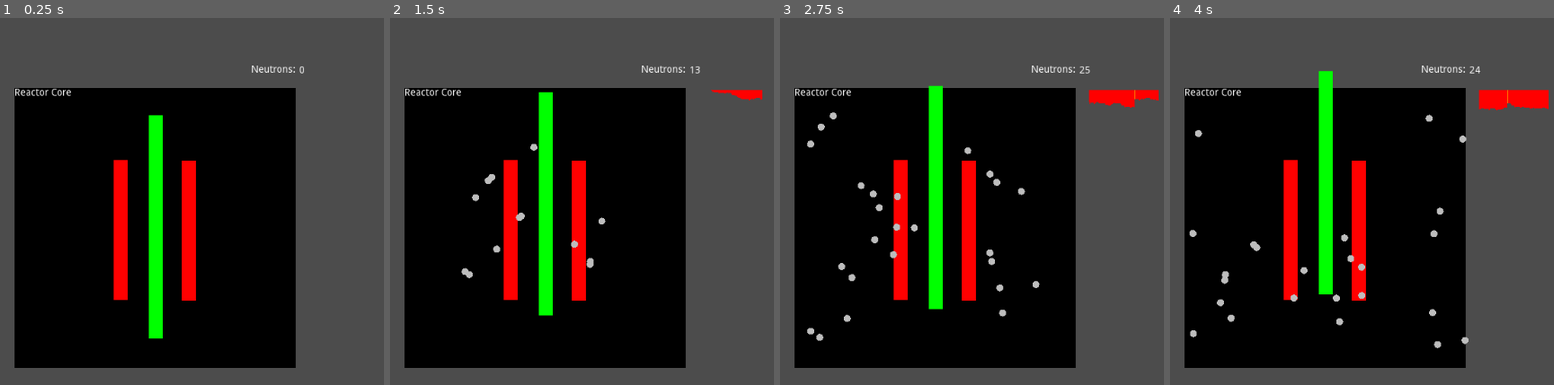
Above: before the commit, frames 1-4 (left to right).
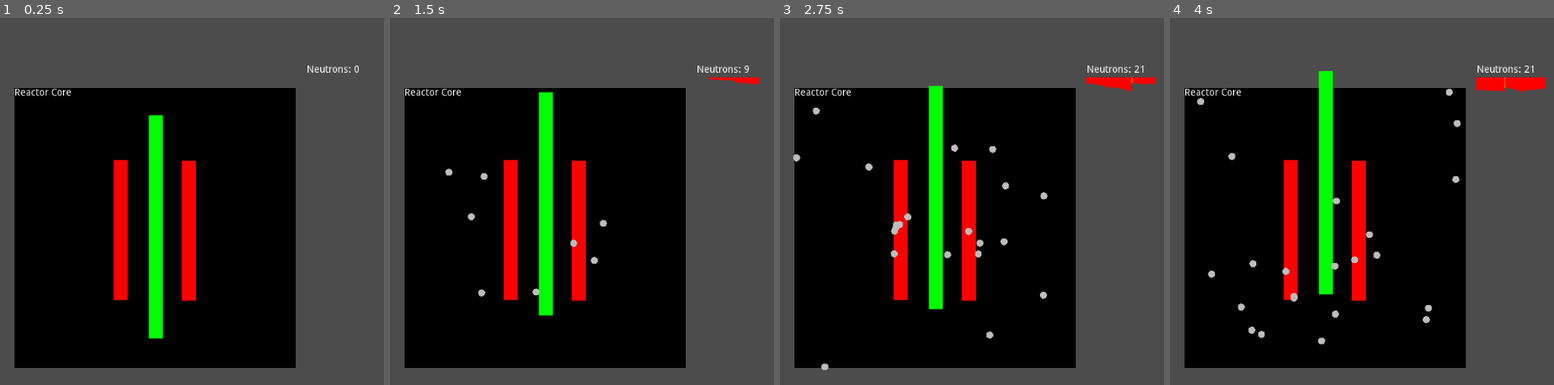
Above: after the commit, the same moments.

Repository: Wavesonics/NuclearReactor
Game: Godot game, scene res://Game.tscn
Two runs of this game, one before a commit and one after it. Both use one fixed random seed, a clock stepped at 60 frames per second and the inputs below.
Inputs:
- Up to frame 1 (0.25 s): no input
- Up to frame 2 (1.5 s): hold Up (ui_up) 0.53-1.28 s; hold Down (ui_down) from 1.28 s (still down)
- Up to frame 3 (2.75 s): release Down (ui_down) at 2.03 s; hold Up (ui_up) from 2.03 s (still down)
- Up to frame 4 (4 s): release Up (ui_up) at 3.53 s; hold Down (ui_down) from 3.53 s (still down)

The runs differ from the first frame. In frame 1, 0.3% of the frame differs, in the area x 65-94%, y 12-16%; in frame 2, 1.2%; in frame 3, 2.7%; in frame 4, 3.2%, in the area x 4-99%, y 12-90%.

Commit message:
Rewrote neutron sim and handling
CRAZY faster and more efficient. Should be able to sim many many many more Neutrons now.

Editor rendering also now works for rods

Diff:
--- a/Game.gd
+++ b/Game.gd
@@ -3,9 +3,13 @@
 export(NodePath) var reactor_path: NodePath
 onready var reactor_node := get_node(reactor_path) as Reactor
 
+export(NodePath) var neutron_field_path: NodePath
+onready var neutron_field_node := get_node(neutron_field_path) as NeutronField
+
 func _process(delta):
-	var num_neutrons = get_tree().get_nodes_in_group("neutrons").size()
-	$NeutronCount.text = str(num_neutrons)
+	var neutrons := neutron_field_node.num_neutrons()
+	$NeutronPopulation/Readout.text = "Neutrons: %d" % neutrons
+	$NeutronPopulation/Graph.write_data(neutrons)
 
 func _on_NeutronButton_pressed():
 	reactor_node.spawn_neutron()
--- a/Game.tscn
+++ b/Game.tscn
@@ -1,34 +1,45 @@
-[gd_scene load_steps=4 format=2]
+[gd_scene load_steps=5 format=2]
 
 [ext_resource path="res://Game.gd" type="Script" id=1]
 [ext_resource path="res://actors/reactor/Reactor.tscn" type="PackedScene" id=2]
 [ext_resource path="res://actors/real_time_graph/RealTimeGraph.tscn" type="PackedScene" id=3]
+[ext_resource path="res://actors/neutron/NeutronField.tscn" type="PackedScene" id=4]
 
 [node name="Game" type="Control"]
 anchor_right = 1.0
 anchor_bottom = 1.0
 script = ExtResource( 1 )
+__meta__ = {
+"_edit_use_anchors_": false
+}
 reactor_path = NodePath("Reactor")
+neutron_field_path = NodePath("NeutronField")
 
 [node name="Reactor" parent="." instance=ExtResource( 2 )]
 position = Vector2( 200, 100 )
 
-[node name="Label" type="Label" parent="."]
-margin_left = 536.842
-margin_top = 67.3684
-margin_right = 576.842
-margin_bottom = 81.3684
-text = "Neutrons:
-"
+[node name="NeutronField" parent="." instance=ExtResource( 4 )]
 
-[node name="NeutronCount" type="Label" parent="."]
-margin_left = 605.263
-margin_top = 68.4211
-margin_right = 645.263
-margin_bottom = 82.4211
+[node name="NeutronPopulation" type="VBoxContainer" parent="."]
+margin_left = 616.0
+margin_top = 67.0
+margin_right = 779.0
+margin_bottom = 180.0
+__meta__ = {
+"_edit_use_anchors_": false
+}
 
-[node name="RealTimeGraph" parent="." instance=ExtResource( 3 )]
-margin_left = 620.044
-margin_top = 103.102
-margin_right = -303.956
-margin_bottom = -396.898
+[node name="Readout" type="Label" parent="NeutronPopulation"]
+margin_right = 163.0
+margin_bottom = 14.0
+__meta__ = {
+"_edit_use_anchors_": false
+}
+
+[node name="Graph" parent="NeutronPopulation" instance=ExtResource( 3 )]
+anchor_right = 0.0
+anchor_bottom = 0.0
+margin_top = 18.0
+margin_right = 163.0
+margin_bottom = 113.0
+size_flags_vertical = 3
--- a/actors/control_rod/ControlRod.gd
+++ b/actors/control_rod/ControlRod.gd
@@ -1,23 +1,61 @@
 extends Area2D
 class_name ControlRod
+tool
 
 export(NodePath) var collision_shape_path: NodePath
 onready var collision_shape_node := get_node(collision_shape_path) as CollisionShape2D
 
+const CONTROL_CROSS_SECTION := 0.50
+
 var rect : Rect2
+var fullOutPositionDelta: float
+var fullInPosition: float
+var currentPositionDelta: float = 0.0
+const SPEED := 1.0
+
 
 func _ready():
 	var size := collision_shape_node.shape.extents as Vector2
 	self.rect = Rect2(Vector2(-size.x, -size.y), Vector2(size.x*2, size.y*2))
 
+	self.fullOutPositionDelta = size.y*2
+	self.fullInPosition = self.position.y
+
+
 func _draw():
 	draw_rect(self.rect, Color.green)
 
-func capture(neutron):
-	neutron.queue_free()
+
+func percent_in():
+	var totalDistance = abs(self.fullOutPositionDelta)
+	var curPos = abs(self.currentPositionDelta)
+
+	if curPos > 0.0:
+		return curPos / totalDistance
+	else:
+		return 0.0
+
+
+func process_neutron(neutron: Array):
+	if rand_range(0.0, 1.0) >= CONTROL_CROSS_SECTION:
+		return true
+	else:
+		return false
+
 
 func _process(delta):
+	if Engine.is_editor_hint():
+		return
+
+	var changed := false
+
 	if Input.is_action_pressed("ui_up"):
-		self.position.y -= 1
+		self.currentPositionDelta -= SPEED
+		changed = true
 	elif Input.is_action_pressed("ui_down"):
-		self.position.y += 1
+		self.currentPositionDelta += SPEED
+		changed = true
+
+	if changed:
+		self.currentPositionDelta = clamp(self.currentPositionDelta, -self.fullOutPositionDelta, 0.0)
+		self.position.y = self.fullInPosition + self.currentPositionDelta
--- a/actors/fuel_rod/FuelRod.gd
+++ b/actors/fuel_rod/FuelRod.gd
@@ -1,26 +1,33 @@
 extends Area2D
 class_name FuelRod
-
-onready var neutron_scene := preload("res://actors/neutron/Neutron.tscn")
+tool
 
 export(NodePath) var collision_shape_path: NodePath
 onready var collision_shape_node := get_node(collision_shape_path) as CollisionShape2D
 
+var neutron_field: NeutronField
+
 var rect : Rect2
-var reactor
+
+#const CROSS_SECTION_RELATIVISTIC := 0.99
+const CROSS_SECTION_RELATIVISTIC := 0.975
+const CROSS_SECTION_THERMAL := 0.50
 
 func _ready():
 	var size := collision_shape_node.shape.extents as Vector2
 	self.rect = Rect2(Vector2(-size.x, -size.y), Vector2(size.x*2, size.y*2))
 
-	var reactors = get_tree().get_nodes_in_group("reactors")
-	self.reactor = reactors[0]
+	self.neutron_field = get_tree().get_nodes_in_group("neutron_field")[0] as NeutronField
+
 
 func _draw():
 	draw_rect(self.rect, Color.red)
 
 
 func _physics_process(delta):
+	if Engine.is_editor_hint():
+		return
+
 	if randf() > 0.95:
 		spawn_random_neutron()
 
@@ -38,30 +45,36 @@
 	spawn_neutron(spawn_pos)
 
 
+func process_neutron(neutron: Array):
+	var pos := neutron[0] as Vector2
+	var vel := neutron[1] as Vector2
+
+	var crossSection: float
+	if vel.length() > (NeutronField.SPEED_THERMAL + 1.0):
+		crossSection = CROSS_SECTION_RELATIVISTIC
+	else:
+		crossSection = CROSS_SECTION_THERMAL
+
+	if rand_range(0.0, 1.0) >= crossSection:
+		fission(pos)
+		return true
+	else:
+		return false
+
+
 func spawn_neutron(pos: Vector2):
-
-	var neutron = neutron_scene.instance()
-	reactor.add_child(neutron)
-
-	neutron.global_position = pos
-
-	# Random direction at relativistic speed
 	var direction = Vector2(rand_range(1.0, 2.0), rand_range(1.0, 2.0)).normalized()
 	if randi() % 2 == 0:
 		direction.x *= -1
 	if randi() % 2 == 0:
 		direction.y *= -1
-	direction *= Neutron.SPEED_RELATIVISTIC
-	neutron.apply_central_impulse(direction)
+	direction *= NeutronField.SPEED_RELATIVISTIC
+
+	neutron_field.spawn_neutron(pos, direction)
 
 
-func fission(neutron):
+func fission(fission_position: Vector2):
 	#print("fission!")
-
-	var fission_position = neutron.global_position
-	#print("x %d y %d" % [fission_position.x, fission_position.y])
-
-	neutron.queue_free()
 
 	spawn_neutron(fission_position)
 	spawn_neutron(fission_position)
--- a/actors/neutron/Neutron.gd
+++ /dev/null
@@ -1,45 +0,0 @@
-extends RigidBody2D
-class_name Neutron
-
-const SPEED_RELATIVISTIC := 100.0
-const SPEED_THERMAL := 10.0
-
-const DRAW_RADIUS := 5
-var draw_color := Color.gray
-
-#const CROSS_SECTION_RELATIVISTIC := 0.99
-const CROSS_SECTION_RELATIVISTIC := 0.975
-const CROSS_SECTION_THERMAL := 0.50
-
-const CONTROL_CROSS_SECTION := 0.50
-
-var fuel_rods
-var control_rods
-
-func _ready():
-	self.fuel_rods = get_tree().get_nodes_in_group("fuel_rods")
-	self.control_rods = get_tree().get_nodes_in_group("control_rods")
-
-func _draw():
-	draw_circle(Vector2.ZERO, DRAW_RADIUS, draw_color)
-
-func _physics_process(delta):
-
-	for rod in self.fuel_rods:
-		if rod.overlaps_body(self):
-			var crossSection: float
-			if self.linear_velocity.length() > (SPEED_THERMAL + 1.0):
-				crossSection = CROSS_SECTION_RELATIVISTIC
-			else:
-				crossSection = CROSS_SECTION_THERMAL
-
-			if rand_range(0.0, 1.0) >= crossSection:
-				rod.fission(self)
-
-			break
-
-	for rod in self.control_rods:
-		if rod.overlaps_body(self):
-			if rand_range(0.0, 1.0) >= CONTROL_CROSS_SECTION:
-				rod.capture(self)
-			break
--- a/actors/neutron/Neutron.tscn
+++ /dev/null
@@ -1,16 +0,0 @@
-[gd_scene load_steps=3 format=2]
-
-[ext_resource path="res://actors/neutron/Neutron.gd" type="Script" id=1]
-
-[sub_resource type="CircleShape2D" id=1]
-
-[node name="Neutron" type="RigidBody2D" groups=[
-"neutrons",
-]]
-z_index = 1
-collision_mask = 6
-gravity_scale = 0.0
-script = ExtResource( 1 )
-
-[node name="CollisionShape2D" type="CollisionShape2D" parent="."]
-shape = SubResource( 1 )
--- /dev/null
+++ b/actors/neutron/NeutronField.gd
@@ -0,0 +1,86 @@
+extends Node2D
+class_name NeutronField
+
+onready var reactor := get_tree().get_nodes_in_group("reactors")[0] as Reactor
+var reactor_core: Area2D
+
+const GROUP := "neutron_field"
+
+const SPEED_RELATIVISTIC := 100.0
+const SPEED_THERMAL := 10.0
+
+const DRAW_RADIUS := 5
+var draw_color := Color.gray
+
+#const CROSS_SECTION_RELATIVISTIC := 0.99
+const CROSS_SECTION_RELATIVISTIC := 0.975
+const CROSS_SECTION_THERMAL := 0.50
+
+const CONTROL_CROSS_SECTION := 0.50
+
+var reactorShape: Shape2D
+var space_state: Physics2DDirectSpaceState
+
+var neutrons := []
+
+func _ready():
+	self.reactor_core = self.reactor.core_node
+	self.reactorShape = self.reactor.collisionShape.shape as Shape2D
+
+	self.space_state = get_world_2d().get_direct_space_state()
+
+func num_neutrons() -> int:
+	return neutrons.size()
+
+func spawn_neutron(pos: Vector2, vel: Vector2):
+	var neutron := []
+	#neutron.resize(2)
+	neutron.append(pos)
+	neutron.append(vel)
+
+	neutrons.append(neutron)
+	update()
+
+func _process(delta):
+
+	var toRemove := []
+
+	var iN = 0
+	for neutron in neutrons:
+		var pos := neutron[0] as Vector2
+		var vel := neutron[1] as Vector2
+
+		var distanceMoved = vel * delta
+		neutron[0] = pos + distanceMoved
+
+		# Find all areas this Neutron collides with
+		var collisions := self.space_state.intersect_point(neutron[0], 32, [], 2147483647, true, true) as Array
+
+		var is_in_reactor_core := false
+		var remove_neutron := false
+		# Handle collision cases
+		for collision in collisions:
+			var collider := collision["collider"] as Node
+			if collider == self.reactor_core:
+				is_in_reactor_core = true
+			elif collider.has_method("process_neutron"):
+				if collider.process_neutron(neutron):
+					remove_neutron = true
+
+		if not is_in_reactor_core or remove_neutron:
+			#print("Neutron escaped!")
+			toRemove.append(iN)
+
+		iN += 1
+
+	# Remove in reverse order
+	for iR in range(toRemove.size()-1, -1, -1):
+		var ii = toRemove[iR]
+		neutrons.remove(ii)
+
+	update()
+
+func _draw():
+	for neutron in neutrons:
+		var pos = neutron[0]
+		draw_circle(pos, DRAW_RADIUS, draw_color)
--- /dev/null
+++ b/actors/neutron/NeutronField.tscn
@@ -0,0 +1,9 @@
+[gd_scene load_steps=2 format=2]
+
+[ext_resource path="res://actors/neutron/NeutronField.gd" type="Script" id=1]
+
+[node name="NeutronField" type="Node2D" groups=[
+"neutron_field",
+]]
+z_index = 1
+script = ExtResource( 1 )
--- a/actors/reactor/Reactor.gd
+++ b/actors/reactor/Reactor.gd
@@ -1,33 +1,10 @@
 extends Node2D
 class_name Reactor
-
-onready var neutron_scene := preload("res://actors/neutron/Neutron.tscn")
 
 export(NodePath) var core_path: NodePath
 onready var core_node := get_node(core_path) as Area2D
 
+var collisionShape: CollisionShape2D
+
 func _ready():
-	pass
-
-#func spawn_neutron():
-#	var neutron = neutron_scene.instance()
-#
-#	var margin := 0.1
-#	var areaShape = core_node.get_node("CollisionShape2D") as CollisionShape2D
-#	var area = areaShape.shape as RectangleShape2D
-#
-#	core_node.add_child(neutron)
-#
-#	# Random position inside of reactor core
-#	neutron.position = Vector2(rand_range(margin, area.extents.x-margin), rand_range(margin, area.extents.y-margin))
-#	print(neutron.position)
-#
-#	# Random direction at relativistic speed
-#	var direction = Vector2(rand_range(0.1, 1.0), rand_range(0.1, 1.0)).normalized()
-#	direction *= Neutron.SPEED_RELATIVISTIC
-#	neutron.apply_central_impulse(direction)
-
-func _on_Core_body_exited(body):
-	#body.get_parent().remove_child(body)
-	body.queue_free()
-	#print("Neutron escaped core")
+	self.collisionShape = core_node.get_node("CollisionShape2D") as CollisionShape2D
--- a/actors/reactor/Reactor.tscn
+++ b/actors/reactor/Reactor.tscn
@@ -14,7 +14,6 @@
 core_path = NodePath("Core")
 
 [node name="Core" type="Area2D" parent="."]
-editor/display_folded = true
 gravity_vec = Vector2( 0, 0 )
 collision_layer = 4
 
@@ -23,6 +22,9 @@
 margin_bottom = 400.0
 rect_pivot_offset = Vector2( 201.664, 200.257 )
 color = Color( 0, 0, 0, 1 )
+__meta__ = {
+"_edit_use_anchors_": false
+}
 
 [node name="CollisionShape2D" type="CollisionShape2D" parent="Core"]
 position = Vector2( 200, 200 )
@@ -41,4 +43,3 @@
 
 [node name="ControlRod" parent="." instance=ExtResource( 3 )]
 position = Vector2( 201.4, 198.55 )
-[connection signal="body_exited" from="Core" to="." method="_on_Core_body_exited"]
--- a/actors/real_time_graph/RealTimeGraph.gd
+++ b/actors/real_time_graph/RealTimeGraph.gd
@@ -10,9 +10,8 @@
 	for ii in range(0, size-1):
 		self.data[ii] = 0
 
-func _physics_process(delta):
-	var neutrons = get_tree().get_nodes_in_group("neutrons")
-	self.data[self.nextWrite] = neutrons.size()
+func write_data(dataPoint: int):
+	self.data[self.nextWrite] = dataPoint
 
 	self.nextWrite += 1
 	self.nextWrite %= size
--- a/project.godot
+++ b/project.godot
@@ -19,10 +19,10 @@
 "language": "GDScript",
 "path": "res://actors/fuel_rod/FuelRod.gd"
 }, {
-"base": "RigidBody2D",
-"class": "Neutron",
+"base": "Node2D",
+"class": "NeutronField",
 "language": "GDScript",
-"path": "res://actors/neutron/Neutron.gd"
+"path": "res://actors/neutron/NeutronField.gd"
 }, {
 "base": "Node2D",
 "class": "Reactor",
@@ -37,7 +37,7 @@
 _global_script_class_icons={
 "ControlRod": "",
 "FuelRod": "",
-"Neutron": "",
+"NeutronField": "",
 "Reactor": "",
 "RealTimeGraph": ""
 }
